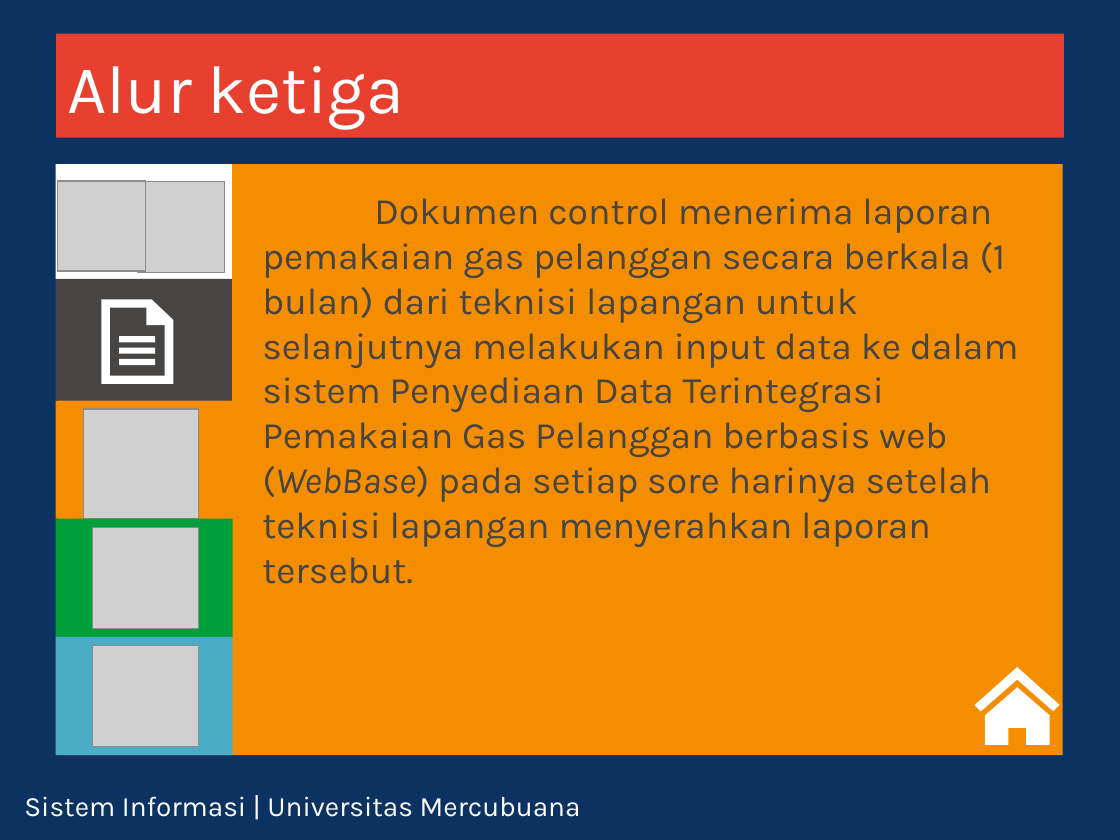
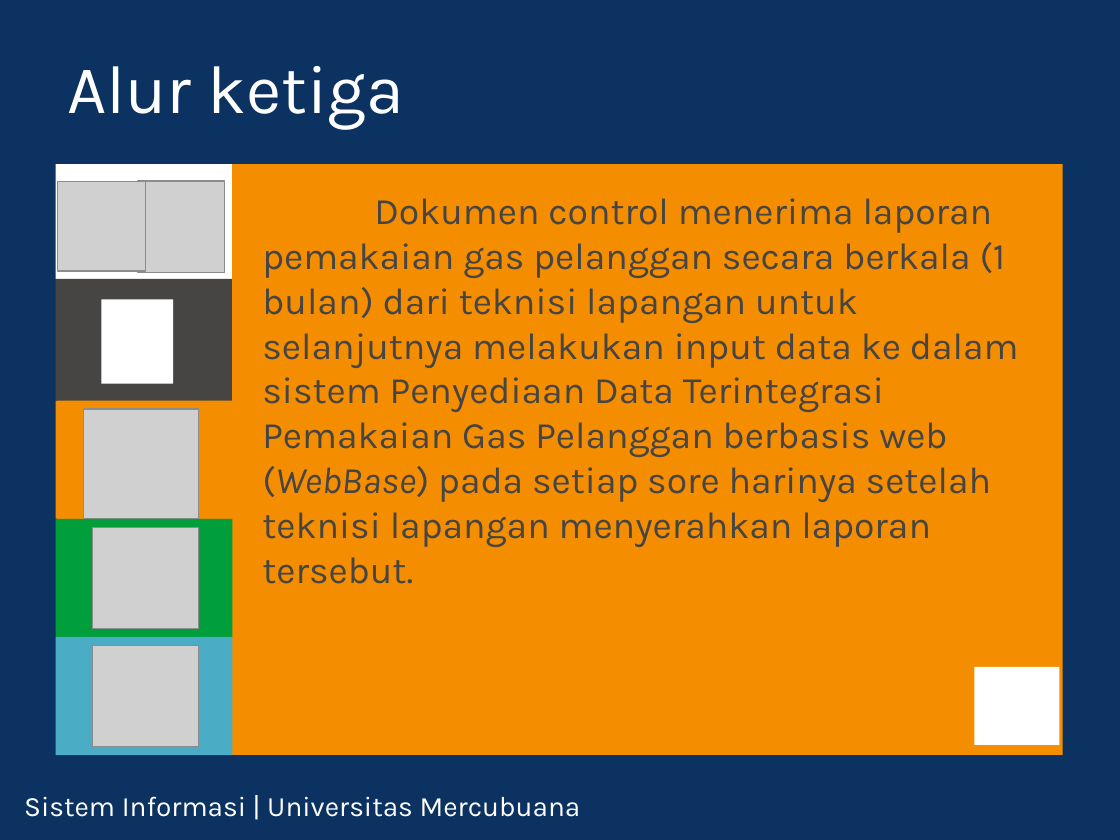
Before and after one commit to feldy/pgn, a slide deck: slide 7 of doc/ppt_new/metro-ui-style.pptx. Drawn at 1120x840 pixels with LibreOffice and Linux fonts; fonts in the diff are those of the drawing; grey boxes stand for pictures; background and template pictures are left out. Boxes give left, top, right and bottom in pixels: in the first picture for what was removed or moved away, otherwise in the second. Text is boxed around its words. In the diff, an @@ line names an element or a change of style, - is before the commit and + after.

```diff
--- a/doc/ppt_new/metro-ui-style.pptx
+++ b/doc/ppt_new/metro-ui-style.pptx
@@ text "Alur ketiga": place and size @@
-text "Alur ketiga" at [56, 34, 1064, 138]
+text "Alur ketiga" at [67, 66, 404, 129]
@@ text "Alur ketiga" at [67, 66, 404, 129]: fill #E8402E to none @@
@@ freeform shape removed at [102, 299, 174, 383] @@
@@ rectangle added at [102, 299, 174, 383], fill #FFFFFF @@
@@ freeform shape removed at [974, 666, 1060, 745] @@
@@ rectangle added at [974, 668, 1060, 746], fill #FFFFFF @@
```
Also in this commit, not shown: 8 other slides changed, 13 other files.
